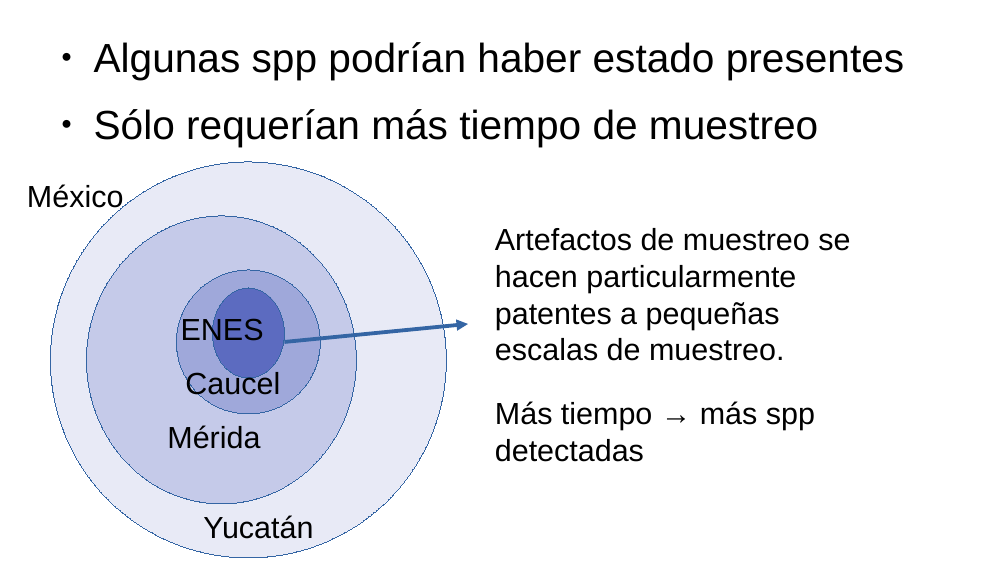
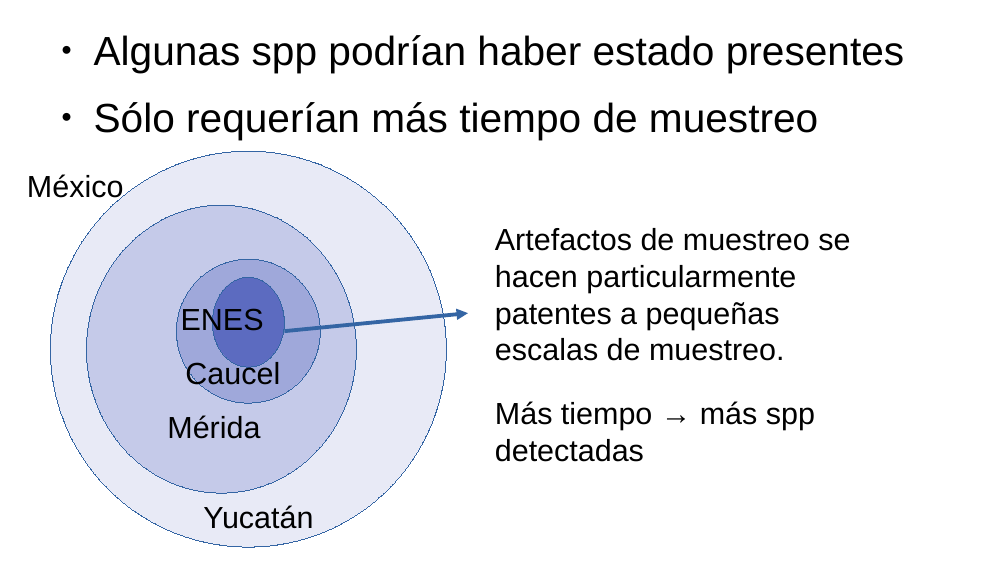
Before and after one commit to gerardommc/Biogeo-Macroecologia, a slide deck: slide 7 of Riqueza-escalas.odp. Drawn at 1008x567 pixels with LibreOffice and Linux fonts; fonts in the diff are those of the drawing. Boxes give left, top, right and bottom in pixels: in the first picture for what was removed or moved away, otherwise in the second. Text is boxed around its words. In the diff, an @@ line names an element or a change of style, - is before the commit and + after.

```diff
--- a/Riqueza-escalas.odp
+++ b/Riqueza-escalas.odp
@@ text "Algunas spp podrían haber estado ...": place and size @@
-text "Algunas spp podrían haber estado ..." at <box>94,42,904,146</box>
+text "Algunas spp podrían haber estado ..." at <box>94,35,904,139</box>
@@ 5 texts, 4 ellipses, 1 arrow: place and size @@
-5 texts, 4 ellipses, 1 arrow at <box>27,162,468,558</box>
+5 texts, 4 ellipses, 1 arrow at <box>27,151,468,547</box>
```
Also in this commit, not shown: 3 other slides changed, 2 slides added, 3 other files.
